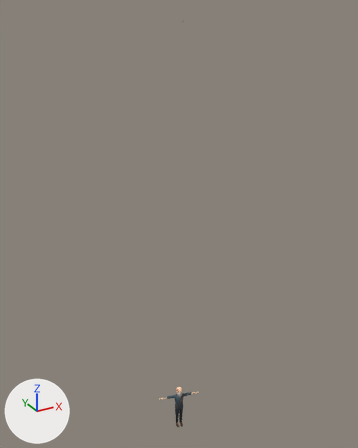
Renders of the glTF model models/characters/madis.glb from each side of a commit.
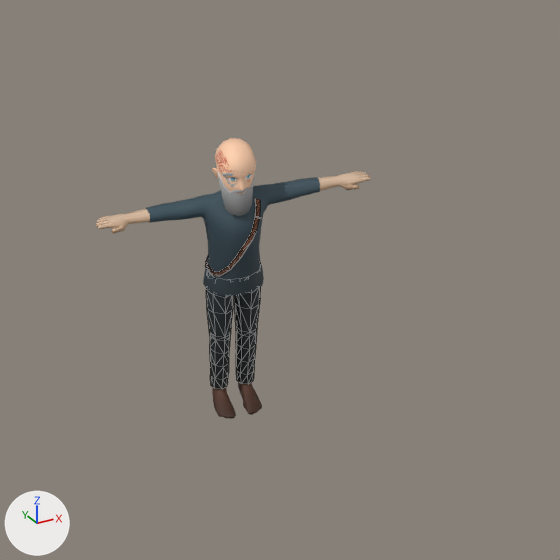
Old and new are each drawn whole from a 50 mm camera at (-8.1, -14.92, 17.25) aimed at (0.73, 1.14, 9.22) and again close up on the part from 41% to 63% of the width and 82% to 100% of the height. Arrows for +X, +Y and +Z are at lower left; the lights stay in place. The close-ups show mesh edges as thin lines. Objects named as collision shapes, trigger or cutter boxes, shadow casters or lower levels of detail are left out. Where no turn or scale is listed for an object, it has been applied to the vertices.

Names of what the first close-up shows: 'M_Feet_BaseMesh.001', 'M_Head_BaseMesh.001', 'M_Head_BaseMesh.002', 'M_lBody_BaseMesh.001', 'M_uBody_BaseMesh.001'.
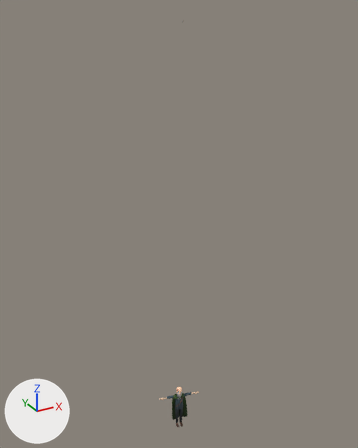
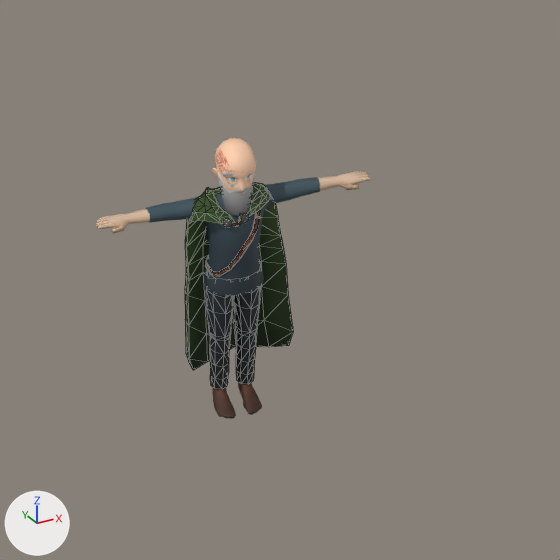
The change, as a diff of the scene's bpy script:
```diff
--- a/models/characters/madis.glb.py
+++ b/models/characters/madis.glb.py
@@ mat_tex_003 @@
+mat_tex_003 = principled_material('tex.003')
+mat_tex_003.texture = img_imphenziapalette02_albedo
+mat_tex_003.roughness = 0.7
@@ me_cube_007 @@
+me_cube_007.from_pydata(...)  # 278 vertices, 493 faces; spans x -0.43..0.281, y -0.15..0.252, z 0.132..1.583
+me_cube_007.materials.append(mat_tex_003)  # picture img_imphenziapalette02_albedo
@@ ob_cube_005 @@
+ob_cube_005 = bpy.data.objects.new('Cube.005', me_cube_007)
+ob_cube_005.location = (0.229, 0.042, -0.015)
```

What differs and where, as boxes [x1, y1, x2, y2] in the close-ups (560 x 560 px):
'Cube.005', added: after [185, 183, 293, 370]
